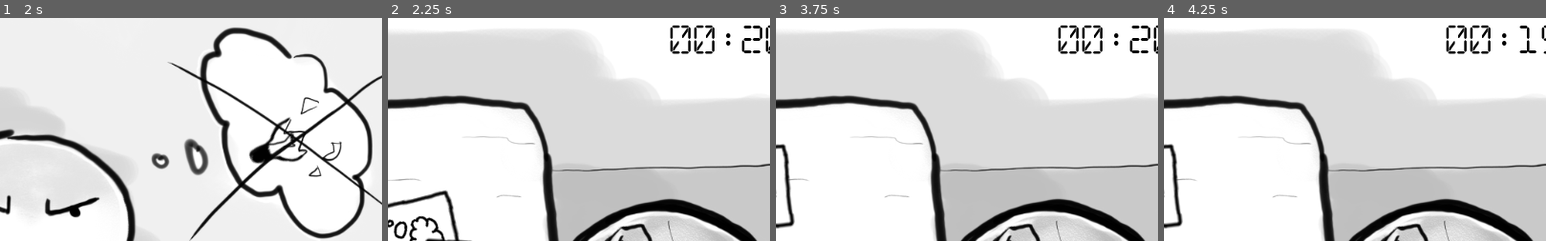
Above: before the commit, frames 1-4 (left to right).
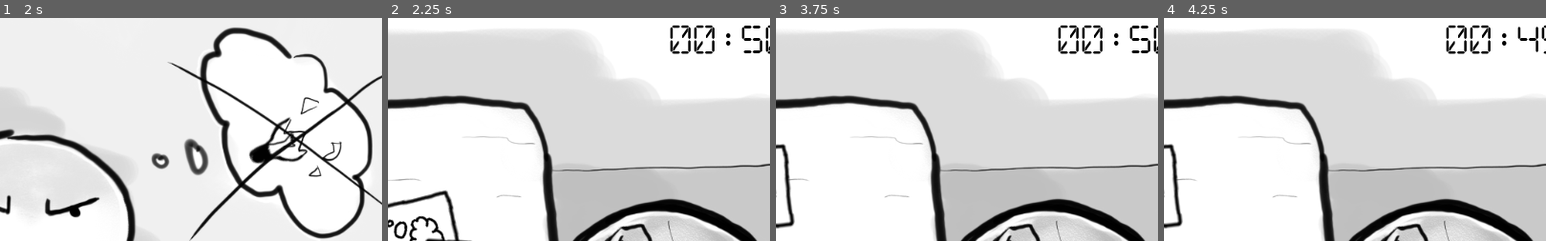
Above: after the commit, the same moments.

Repository: brocoli/ld43
Game: Godot game, scene res://scene/Intro/Intro.tscn
The game is run twice, just before and just after one commit, with the same random seed, the same clock (stepped at 60 frames per second) and the same inputs.
Inputs (mouse positions are % of the whole screen's width and height, from its top left):
- Up to frame 1 (2 s): tap Enter at 0.5 s; drag from (50, 50) to (60, 28) at 0.52 s; tap Space at 1.25 s; drag from (30, 55) to (45, 70) at 1.27 s
- Up to frame 2 (2.25 s): tap Enter at 2 s; move the mouse to (60, 28) at 2.02 s; click (60, 28) at 2.17 s
- Up to frame 3 (3.75 s): click (8, 10) at 2.75 s; click (88, 10) at 3.5 s
- Up to frame 4 (4.25 s): no input
The pictures show only the part of the screen within x 46-96%, y 1-51%; the shares and areas given below are measured in that part.

Frame 1 is identical in both runs. In frame 2, 0.2% of the frame differs, in the area x 92-98%, y 3-16%; in frame 3, 0.2%; in frame 4, 0.3%.

Commit message:
Add some button sounds

Diff:
--- /dev/null
+++ b/scene/Common/PressSound.gd
@@ -0,0 +1,6 @@
+extends AudioStreamPlayer2D
+
+export (float) var playFrom
+
+func play_correctly():
+	play(playFrom)
--- /dev/null
+++ b/scene/Common/PressSound.tscn
@@ -0,0 +1,19 @@
+[gd_scene load_steps=3 format=2]
+
+[ext_resource path="res://art/Buttons/202314__7778__click-1.ogg" type="AudioStream" id=1]
+[ext_resource path="res://scene/Common/PressSound.gd" type="Script" id=2]
+
+[node name="PressSound" type="AudioStreamPlayer2D"]
+
+position = Vector2( -160, 0 )
+stream = ExtResource( 1 )
+volume_db = 0.0
+pitch_scale = 1.0
+autoplay = false
+max_distance = 2000.0
+attenuation = 1.0
+bus = "Master"
+area_mask = 1
+script = ExtResource( 2 )
+_sections_unfolded = [ "Pause" ]
+playFrom = 0.5
--- /dev/null
+++ b/scene/Common/ReleaseSound.gd
@@ -0,0 +1,6 @@
+extends AudioStreamPlayer2D
+
+export (float) var playFrom
+
+func play_correctly():
+	play(playFrom)
--- /dev/null
+++ b/scene/Common/ReleaseSound.tscn
@@ -0,0 +1,18 @@
+[gd_scene load_steps=3 format=2]
+
+[ext_resource path="res://art/Buttons/202313__7778__click-2.ogg" type="AudioStream" id=1]
+[ext_resource path="res://scene/Common/ReleaseSound.gd" type="Script" id=2]
+
+[node name="ReleaseSound" type="AudioStreamPlayer2D"]
+
+position = Vector2( -160, 0 )
+stream = ExtResource( 1 )
+volume_db = 0.0
+pitch_scale = 1.0
+autoplay = false
+max_distance = 2000.0
+attenuation = 1.0
+bus = "Master"
+area_mask = 1
+script = ExtResource( 2 )
+playFrom = 0.5
--- a/scene/Endgame/BailOut.tscn
+++ b/scene/Endgame/BailOut.tscn
@@ -1,17 +1,15 @@
-[gd_scene load_steps=7 format=2]
+[gd_scene load_steps=5 format=2]
 
 [ext_resource path="res://art/bg_you_bailed_out.png" type="Texture" id=1]
-[ext_resource path="res://art/Buttons/botao_PlayAgainP.PNG" type="Texture" id=2]
-[ext_resource path="res://art/Buttons/botao_PlayAgainPressedP.PNG" type="Texture" id=3]
-[ext_resource path="res://scene/Endgame/PlayAgain.gd" type="Script" id=4]
-[ext_resource path="res://font/Chunkfive.otf" type="DynamicFontData" id=5]
+[ext_resource path="res://scene/Endgame/PlayAgain.tscn" type="PackedScene" id=2]
+[ext_resource path="res://font/Chunkfive.otf" type="DynamicFontData" id=3]
 
 [sub_resource type="DynamicFont" id=1]
 
 size = 30
 use_mipmaps = false
 use_filter = false
-font_data = ExtResource( 5 )
+font_data = ExtResource( 3 )
 _sections_unfolded = [ "Extra Spacing", "Font", "Settings" ]
 
 [node name="BailOut" type="Node"]
@@ -22,31 +20,7 @@
 offset = Vector2( 512, 300 )
 _sections_unfolded = [ "Offset" ]
 
-[node name="PlayAgain" type="TextureButton" parent="." index="1"]
-
-anchor_left = 0.0
-anchor_top = 0.0
-anchor_right = 0.0
-anchor_bottom = 0.0
-margin_left = 790.0
-margin_top = 10.0
-margin_right = 1007.0
-margin_bottom = 105.0
-rect_pivot_offset = Vector2( 0, 0 )
-rect_clip_content = false
-focus_mode = 2
-mouse_filter = 0
-mouse_default_cursor_shape = 0
-size_flags_horizontal = 1
-size_flags_vertical = 1
-toggle_mode = false
-enabled_focus_mode = 2
-shortcut = null
-group = null
-texture_normal = ExtResource( 2 )
-texture_pressed = ExtResource( 3 )
-script = ExtResource( 4 )
-_sections_unfolded = [ "Textures" ]
+[node name="PlayAgain" parent="." index="1" instance=ExtResource( 2 )]
 
 [node name="Label" type="Label" parent="." index="2"]
 
@@ -74,5 +48,3 @@
 lines_skipped = 0
 max_lines_visible = -1
 _sections_unfolded = [ "Size Flags", "Theme", "custom_colors", "custom_constants", "custom_fonts", "custom_styles" ]
-
-[connection signal="pressed" from="PlayAgain" to="PlayAgain" method="_on_PlayAgain_pressed"]
--- a/scene/Endgame/JoinJam.tscn
+++ b/scene/Endgame/JoinJam.tscn
@@ -1,10 +1,7 @@
-[gd_scene load_steps=5 format=2]
+[gd_scene load_steps=3 format=2]
 
 [ext_resource path="res://art/bg_you_are_jammer.png" type="Texture" id=1]
-[ext_resource path="res://art/Buttons/botao_PlayAgainP.PNG" type="Texture" id=2]
-[ext_resource path="res://art/Buttons/botao_PlayAgainPressedP.PNG" type="Texture" id=3]
-[ext_resource path="res://scene/Endgame/PlayAgain.gd" type="Script" id=4]
-
+[ext_resource path="res://scene/Endgame/PlayAgain.tscn" type="PackedScene" id=2]
 
 [node name="JoinJam" type="Node"]
 
@@ -14,30 +11,4 @@
 offset = Vector2( 512, 300 )
 _sections_unfolded = [ "Offset" ]
 
-[node name="PlayAgain" type="TextureButton" parent="." index="1"]
-
-anchor_left = 0.0
-anchor_top = 0.0
-anchor_right = 0.0
-anchor_bottom = 0.0
-margin_left = 790.0
-margin_top = 10.0
-margin_right = 1007.0
-margin_bottom = 105.0
-rect_pivot_offset = Vector2( 0, 0 )
-rect_clip_content = false
-focus_mode = 2
-mouse_filter = 0
-mouse_default_cursor_shape = 0
-size_flags_horizontal = 1
-size_flags_vertical = 1
-toggle_mode = false
-enabled_focus_mode = 2
-shortcut = null
-group = null
-texture_normal = ExtResource( 2 )
-texture_pressed = ExtResource( 3 )
-script = ExtResource( 4 )
-_sections_unfolded = [ "Margin", "Textures" ]
-
-[connection signal="pressed" from="PlayAgain" to="PlayAgain" method="_on_PlayAgain_pressed"]
+[node name="PlayAgain" parent="." index="1" instance=ExtResource( 2 )]
--- /dev/null
+++ b/scene/Endgame/PlayAgain.tscn
@@ -0,0 +1,43 @@
+[gd_scene load_steps=6 format=2]
+
+[ext_resource path="res://art/Buttons/botao_PlayAgainP.PNG" type="Texture" id=1]
+[ext_resource path="res://art/Buttons/botao_PlayAgainPressedP.PNG" type="Texture" id=2]
+[ext_resource path="res://scene/Endgame/PlayAgain.gd" type="Script" id=3]
+[ext_resource path="res://scene/Common/PressSound.tscn" type="PackedScene" id=4]
+[ext_resource path="res://scene/Common/ReleaseSound.tscn" type="PackedScene" id=5]
+
+[node name="PlayAgain" type="TextureButton"]
+
+anchor_left = 0.0
+anchor_top = 0.0
+anchor_right = 0.0
+anchor_bottom = 0.0
+margin_left = 790.0
+margin_top = 10.0
+margin_right = 1007.0
+margin_bottom = 105.0
+rect_pivot_offset = Vector2( 0, 0 )
+rect_clip_content = false
+focus_mode = 2
+mouse_filter = 0
+mouse_default_cursor_shape = 0
+size_flags_horizontal = 1
+size_flags_vertical = 1
+toggle_mode = false
+enabled_focus_mode = 2
+shortcut = null
+group = null
+texture_normal = ExtResource( 1 )
+texture_pressed = ExtResource( 2 )
+script = ExtResource( 3 )
+_sections_unfolded = [ "Margin", "Textures" ]
+
+[node name="PressSound" parent="." index="0" instance=ExtResource( 4 )]
+
+[node name="ReleaseSound" parent="." index="1" instance=ExtResource( 5 )]
+
+[connection signal="button_down" from="." to="PressSound" method="play_correctly"]
+
+[connection signal="button_up" from="." to="ReleaseSound" method="play_correctly"]
+
+[connection signal="pressed" from="." to="." method="_on_PlayAgain_pressed"]
--- a/scene/Main/Main.tscn
+++ b/scene/Main/Main.tscn
@@ -7,12 +7,14 @@
 [ext_resource path="res://art/Buttons/botao_JoinJamHoverP.png" type="Texture" id=5]
 [ext_resource path="res://art/Buttons/botao_JoinJamDisableP.png" type="Texture" id=6]
 [ext_resource path="res://scene/Main/JoinJam.gd" type="Script" id=7]
-[ext_resource path="res://scene/Main/Bop.gd" type="Script" id=8]
-[ext_resource path="res://art/Buttons/botao_bailOutP.png" type="Texture" id=9]
-[ext_resource path="res://art/Buttons/botao_bailOuthoverP.png" type="Texture" id=10]
-[ext_resource path="res://scene/Main/BailOut.gd" type="Script" id=11]
-[ext_resource path="res://scene/Main/ScreenShake.gd" type="Script" id=12]
-[ext_resource path="res://scene/Main/DoomsdayClock.tscn" type="PackedScene" id=13]
+[ext_resource path="res://scene/Common/PressSound.tscn" type="PackedScene" id=8]
+[ext_resource path="res://scene/Common/ReleaseSound.tscn" type="PackedScene" id=9]
+[ext_resource path="res://scene/Main/Bop.gd" type="Script" id=10]
+[ext_resource path="res://art/Buttons/botao_bailOutP.png" type="Texture" id=11]
+[ext_resource path="res://art/Buttons/botao_bailOuthoverP.png" type="Texture" id=12]
+[ext_resource path="res://scene/Main/BailOut.gd" type="Script" id=13]
+[ext_resource path="res://scene/Main/ScreenShake.gd" type="Script" id=14]
+[ext_resource path="res://scene/Main/DoomsdayClock.tscn" type="PackedScene" id=15]
 
 [node name="Main" type="Node2D" index="0"]
 
@@ -52,6 +54,8 @@
 amountBadCards = 7
 radiusX = 300.0
 radiusY = 160.0
+timePenalty = 30.0
+timeBonus = 3.0
 
 [node name="JoinJam" type="TextureButton" parent="." index="4"]
 
@@ -81,7 +85,11 @@
 script = ExtResource( 7 )
 _sections_unfolded = [ "Anchor", "Focus", "Grow Direction", "Hint", "Margin", "Mouse", "Rect", "Size Flags", "Textures", "Theme" ]
 
-[node name="Bop" type="Tween" parent="JoinJam" index="0"]
+[node name="PressSound" parent="JoinJam" index="0" instance=ExtResource( 8 )]
+
+[node name="ReleaseSound" parent="JoinJam" index="1" instance=ExtResource( 9 )]
+
+[node name="Bop" type="Tween" parent="JoinJam" index="2"]
 
 repeat = false
 playback_process_mode = 1
@@ -114,10 +122,14 @@
 enabled_focus_mode = 2
 shortcut = null
 group = null
-texture_normal = ExtResource( 9 )
-texture_pressed = ExtResource( 10 )
-script = ExtResource( 11 )
+texture_normal = ExtResource( 11 )
+texture_pressed = ExtResource( 12 )
+script = ExtResource( 13 )
 _sections_unfolded = [ "Textures" ]
+
+[node name="PressSound" parent="BailOut" index="0" instance=ExtResource( 8 )]
+
+[node name="ReleaseSound" parent="BailOut" index="1" instance=ExtResource( 9 )]
 
 [node name="ScreenShake" type="Tween" parent="." index="6"]
 
@@ -127,15 +139,24 @@
 playback/active = false
 playback/repeat = false
 playback/speed = 1.0
-script = ExtResource( 12 )
+script = ExtResource( 14 )
 _sections_unfolded = [ "playback" ]
 period = 0.05
 amplitude = 5.0
 
-[node name="DoomsdayClock" parent="." index="7" instance=ExtResource( 13 )]
+[node name="DoomsdayClock" parent="." index="7" instance=ExtResource( 15 )]
 
 position = Vector2( 851.647, 13.5661 )
+totalTime = 50
+
+[connection signal="button_down" from="JoinJam" to="JoinJam/PressSound" method="play_correctly"]
+
+[connection signal="button_up" from="JoinJam" to="JoinJam/ReleaseSound" method="play_correctly"]
 
 [connection signal="pressed" from="JoinJam" to="JoinJam" method="_on_JoinJam_pressed"]
 
+[connection signal="button_down" from="BailOut" to="BailOut/PressSound" method="play_correctly"]
+
+[connection signal="button_up" from="BailOut" to="BailOut/ReleaseSound" method="play_correctly"]
+
 [connection signal="pressed" from="BailOut" to="BailOut" method="_on_BailOut_pressed"]
Not shown, added: art/Buttons/202310_7778_button-2.ogg.import
Not shown, added: art/Buttons/202313__7778__click-2.ogg.import
Not shown, added: art/Buttons/202314__7778__click-1.ogg.import
Not shown, added: art/Buttons/LICENSES.txt
Not shown, added: font/LICENSES.txt
Not shown: 2 places in scene/Main/Main.tscn that only renumber resources
Not shown, added: art/Buttons/202310_7778_button-2.ogg
Not shown, added: art/Buttons/202313__7778__click-2.ogg
Not shown, added: art/Buttons/202314__7778__click-1.ogg
